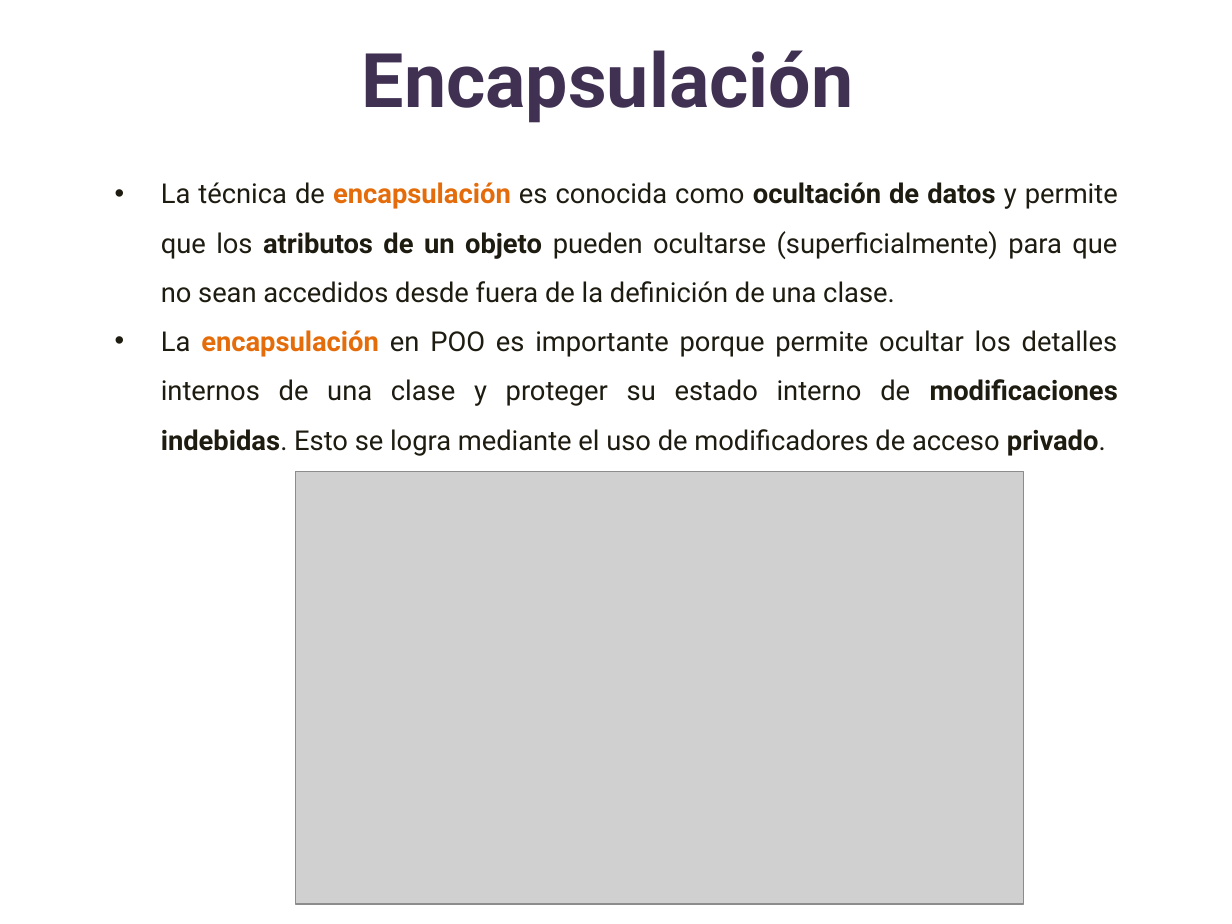
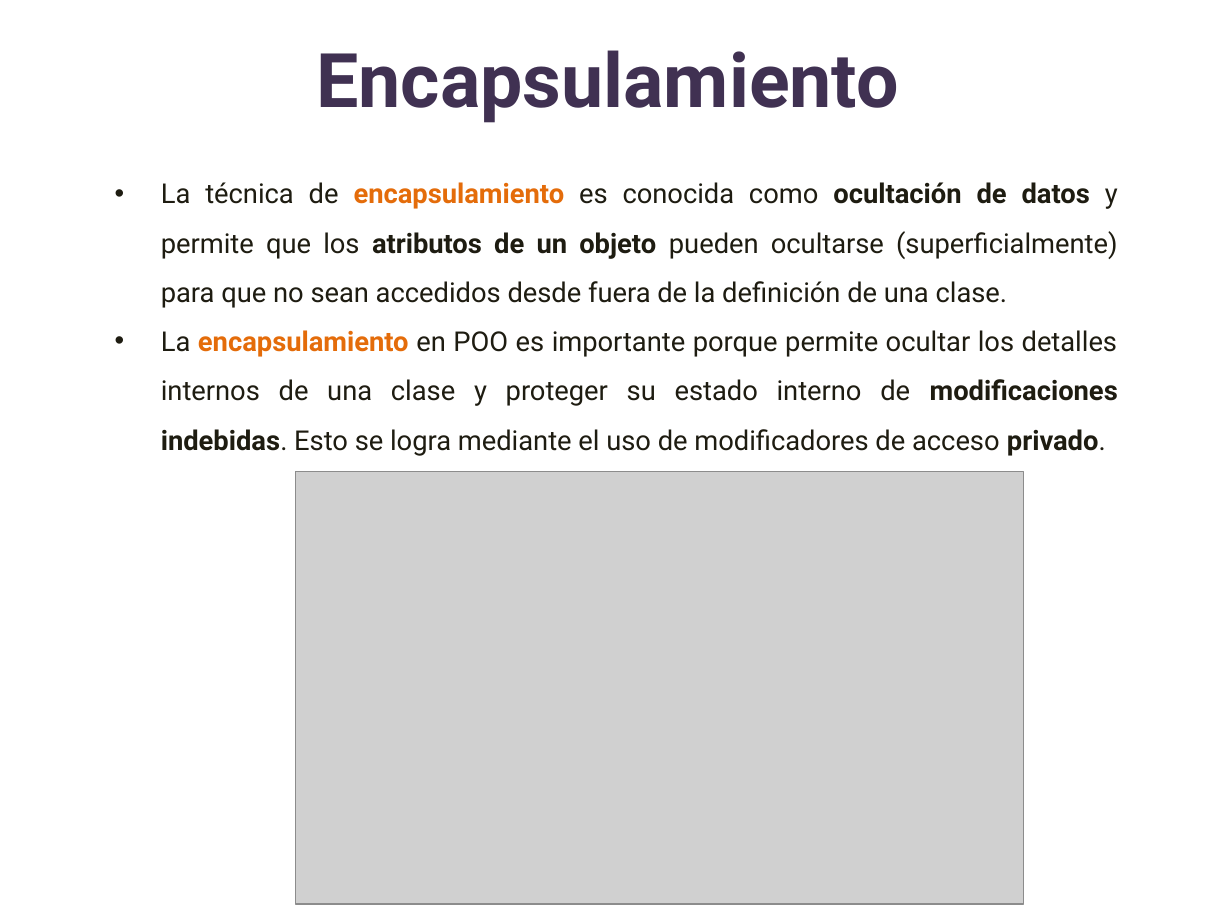
Before and after one commit to lizetheP/Analitica, a slide deck: slide 2 of CalendarioAgo26/presentaciones/15_POO_Encapsulamiento.pptx. Drawn at 1232x924 pixels with LibreOffice and Linux fonts; fonts in the diff are those of the drawing; grey boxes stand for pictures. Boxes give left, top, right and bottom in pixels: in the first picture for what was removed or moved away, otherwise in the second. Text is boxed around its words. In the diff, an @@ line names an element or a change of style, - is before the commit and + after.

```diff
--- a/CalendarioAgo26/presentaciones/15_POO_Encapsulamiento.pptx
+++ b/CalendarioAgo26/presentaciones/15_POO_Encapsulamiento.pptx
@@ title at <box>316,50,898,123</box>: text changed @@
-Encapsulación
+Encapsulamiento
@@ text at <box>161,182,1118,456</box>: text changed @@
-• La técnica de encapsulación es conocida como ocultación de datos y permite que los atributos de un objeto pueden ocultarse (superficialmente) para que no sean accedidos desde fuera de la definición de una clase.
-• La encapsulación en POO es importante porque permite ocultar los detalles internos de una clase y proteger su estado interno de modificaciones indebidas. Esto se logra mediante el uso de modificadores de acceso privado.
+• La técnica de encapsulamiento es conocida como ocultación de datos y permite que los atributos de un objeto pueden ocultarse (superficialmente) para que no sean accedidos desde fuera de la definición de una clase.
+• La encapsulamiento en POO es importante porque permite ocultar los detalles internos de una clase y proteger su estado interno de modificaciones indebidas. Esto se logra mediante el uso de modificadores de acceso privado.
```
Also in this commit, not shown: 7 other slides changed, 2 other files.
